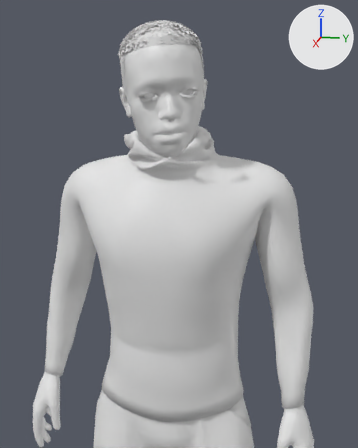
Before and after pictures for a commit that changed the OBJ model app/src/main/assets/models/male2.obj.
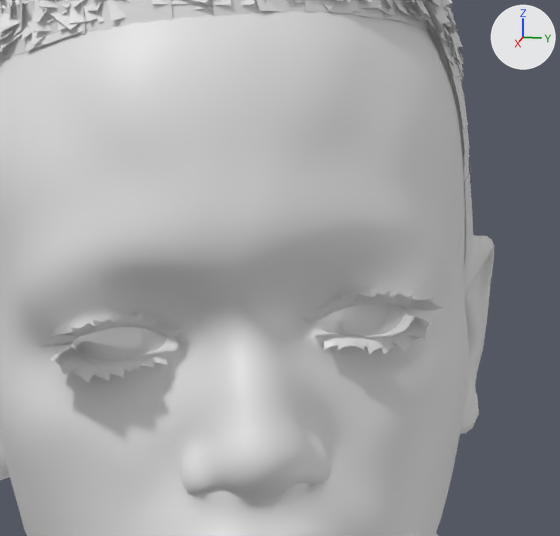
The first picture shows the older version from a 50 mm lens placed at (0.0772, 0.0163, 0.1172), pointed at (0.0148, 0.0038, 0.1016). The close-ups show the older and then the newer version on the part from 36% to 61% of the width and 9% to 28% of the height of that picture. Only the edits that show in the close-ups are written down. Every picture has the same lights, and +X, +Y and +Z are marked at upper right. Where no turn or scale is listed for an object, it has been applied to the vertices.

Objects in the first close-up: 'Ch28_Body', 'Ch28_Eyelashes', 'Ch28_Hair'.
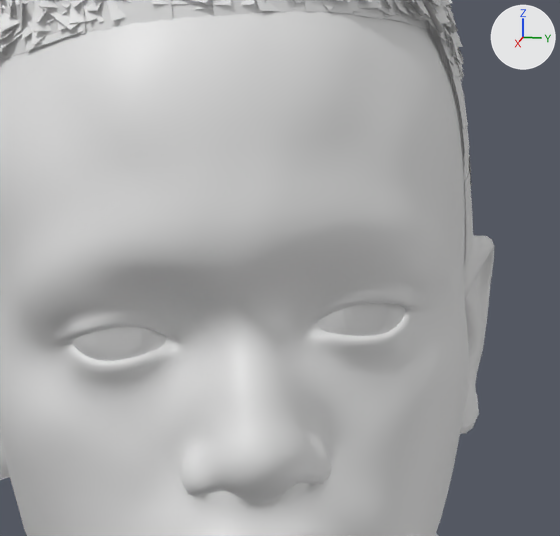
The newer file is also turned or shifted as a whole; pictures and numbers use the older file's frame.

Location of each change, [x1, y1, x2, y2] in pixels of the close-ups (560 x 536 px):
'Ch28_Eyelashes', deleted: before [39, 289, 444, 383]

Patch to the scene script:
```diff
--- a/app/src/main/assets/models/male2.obj.py
+++ b/app/src/main/assets/models/male2.obj.py
@@ ob_ch28_eyelashes @@
-ob_ch28_eyelashes = bpy.data.objects.new('Ch28_Eyelashes', me_ch28_eyelashes)
-ob_ch28_eyelashes.location = (0.0, 0.0, 0.0)
```
